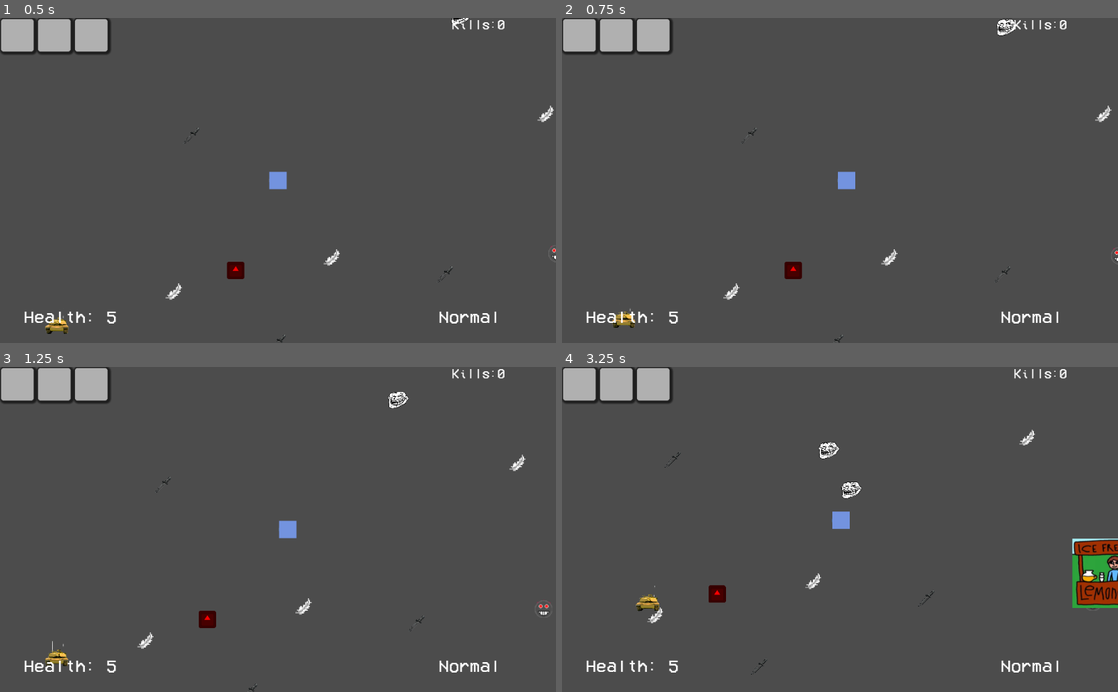
Above: before the commit, frames 1-4 (two rows, left to right).
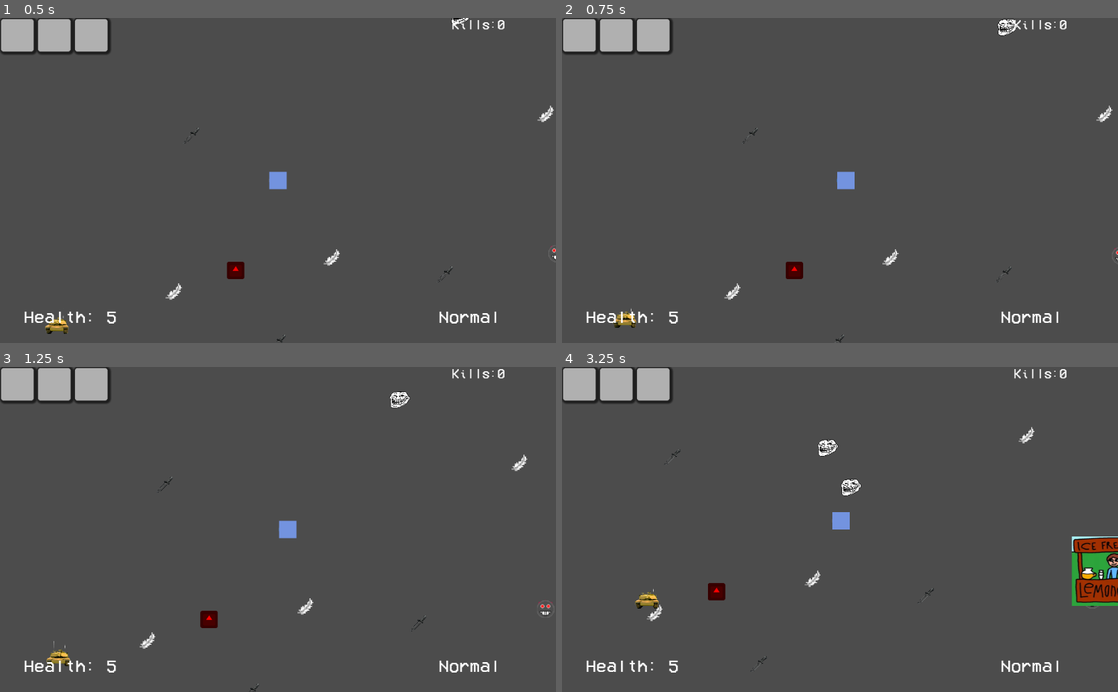
Above: after the commit, the same moments.

Repository: ESJ-Game-Dev-Club/waiver
Game: Godot game, scene res://main.tscn
The game is run twice, just before and just after one commit, with the same random seed, the same clock (stepped at 60 frames per second) and the same inputs. The engine's default icon, where the game draws it, is replaced by a stand-in: a white triangle on a blue panel in a dark square.
Inputs (mouse positions are in pixels of both pictures, inside the frame that each line leads up to):
- Up to frame 1 (0.5 s): no input
- Up to frame 2 (0.75 s): tap Enter (ui_accept) at 0.5 s; move the mouse to (962, 164) at 0.52 s; press the mouse at (962, 164) at 0.53 s; hold D (move_right) from 0.53 s (still down)
- Up to frame 3 (1.25 s): keep holding D (move_right); tap Enter (ui_accept) at 0.77 s
- Up to frame 4 (3.25 s): move the mouse to (728, 545) at 1.27 s; release D (move_right) at 1.28 s; release the mouse at (728, 545) at 1.28 s; hold S (move_down) 1.28-2.03 s; right-click (728, 545) at 1.35 s; tap Enter (ui_accept) at 1.52, 3.02 s; move the mouse to (895, 458) at 2.02 s; press the mouse at (895, 458) at 2.03 s; hold D (move_right) 2.03-2.78 s; move the mouse to (812, 594) at 2.77 s; release the mouse at (812, 594) at 2.78 s; hold W (move_up) from 2.78 s (still down); right-click (812, 594) at 2.85 s

Frame 1 is identical in both runs. In frame 2, 0.4% of the frame differs, in the area x 9-100%, y 0-100%; in frame 3, 0.6%; in frame 4, 1.9%, in the area x 13-100%, y 18-95%.

Commit message:
make player velocity based and simplify _get_move() script

Diff:
--- a/enemy/movement_scripts/chase.gd
+++ b/enemy/movement_scripts/chase.gd
@@ -6,5 +6,5 @@
 
 
 func run(_delta):
-	enemy.velocity += _get_move(enemy.velocity, _player_direction(), acceleration, max_speed)
+	enemy.velocity += _get_move(_player_direction(), acceleration, max_speed)
 	enemy.velocity = enemy.move_and_slide(enemy.velocity)
--- a/enemy/movement_scripts/movement_script.gd
+++ b/enemy/movement_scripts/movement_script.gd
@@ -8,9 +8,9 @@
 func run(_delta):
 	return Vector2.ZERO
 
-func _get_move(velocity: Vector2, direction: Vector2, acceleration: int, max_speed: int):
+func _get_move(direction: Vector2, acceleration: int, max_speed: int):
 	var goal = direction * max_speed # the desired direction
-	var to_goal = goal - velocity # direction from velocity to desired direction
+	var to_goal = goal - enemy.velocity # direction from velocity to desired direction
 	var accel_speed = min(acceleration, to_goal.length()) # clamp the speed
 	return to_goal.normalized() * accel_speed # return the movement
 
--- a/enemy/movement_scripts/wander.gd
+++ b/enemy/movement_scripts/wander.gd
@@ -25,5 +25,5 @@
 		rng.randomize()
 		direction = direction.rotated(deg2rad(rng.randf_range(-90, 90))) # rotate em
 
-	enemy.velocity += _get_move(enemy.velocity, direction, acceleration, max_speed)
+	enemy.velocity += _get_move(direction, acceleration, max_speed)
 	enemy.velocity = enemy.move_and_slide(enemy.velocity)
--- a/items/trinkets/speed/speed.gd
+++ b/items/trinkets/speed/speed.gd
@@ -1,4 +1,4 @@
 extends PlayerState
 
 var modifier_type = "speed"
-var modifier_value = 2
+var modifier_value = 1.25
--- a/player/player.gd
+++ b/player/player.gd
@@ -2,10 +2,13 @@
 extends StateMachine
 
 
-var normal_speed = 100
-var staggered_speed = 110 # makes it easy for player to escape
+var normal_speed: int = 100
+var normal_accel: int = 20
+var staggered_speed: int = 125 # makes it easy for player to escape
+var staggered_accel: int = 50
+var velocity: Vector2 = Vector2.ZERO
 
-var health = 5
+var health: int = 5
 
 var inventory_array: Array = [null, null, null] # weapon, special, trinket
 
@@ -13,7 +16,7 @@
 var atk_cooldown_mult = 1
 var atk_dmg_mult = 1
 
-var kill_count = 0
+var kill_count: int = 0
 
 func _unhandled_input(event):
 	_state.unhandled_input(event)
--- a/player/states/player_state.gd
+++ b/player/states/player_state.gd
@@ -46,4 +46,12 @@
 		player.transition_to(player.get_node("States/Staggered"))
 		return
 
-	player.move_and_slide(_get_input() * player.normal_speed * player.get_modifier("speed"))
+	player.velocity += _get_move(_get_input(), player.normal_accel * player.get_modifier("speed"), player.normal_speed * player.get_modifier("speed"))
+	player.velocity = player.move_and_slide(player.velocity)
+
+
+func _get_move(direction: Vector2, acceleration: int, max_speed: int):
+	var goal = direction * max_speed # the desired direction
+	var to_goal = goal - player.velocity # direction from velocity to desired direction
+	var accel_speed = min(acceleration, to_goal.length()) # clamp the speed
+	return to_goal.normalized() * accel_speed # return the movement
--- a/player/states/staggered.gd
+++ b/player/states/staggered.gd
@@ -5,7 +5,8 @@
 	pass
 
 func physics_process(_delta):
-	player.move_and_slide(_get_input() * player.staggered_speed)
+	player.velocity += _get_move(_get_input(), player.staggered_accel * player.get_modifier("speed"), player.staggered_speed * player.get_modifier("speed"))
+	player.velocity = player.move_and_slide(player.velocity)
 
 func enter():
 	$StaggerTimer.start()
